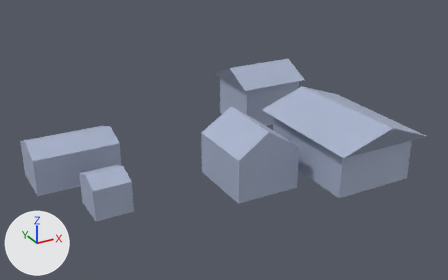
The glTF model rt/assets/models/village.glb: old version first, new version second.
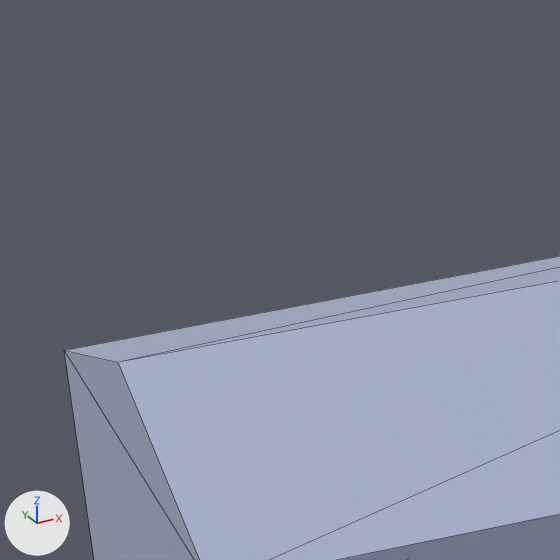
The first picture shows the older version from a 50 mm lens placed at (-53.9, -123.6, 60.1), pointed at (6.5, -13.7, 5.1). The close-ups show the older and then the newer version on the part from 3% to 14% of the width and 40% to 57% of the height of that picture. Only the edits that show in the close-ups are written down. Lighting does not change. The marker at lower left points along +X, +Y and +Z. The close-ups show mesh edges as thin lines. Where no turn or scale is listed for an object, it has been applied to the vertices.
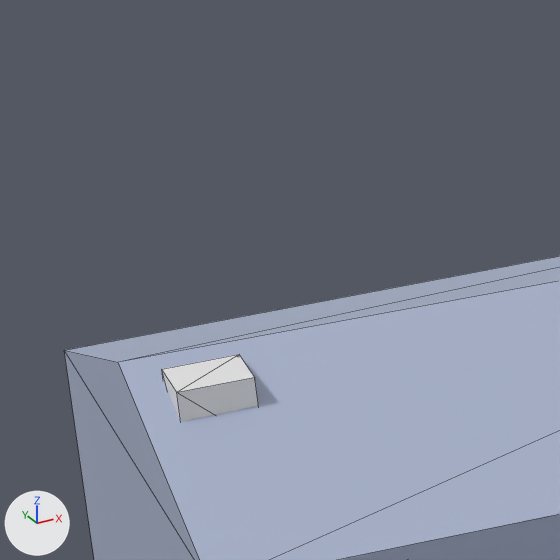
Changed parts and their boxes (x1, y1, x2, y2) in the close-ups (560 x 560 px):
'smoke_anchor.001', added
    after: (162, 354, 258, 422)

The change in detail:
Mesh me_cube_029 is new.
It is a box spanning x -0.668..0.668, y -0.563..0.563, z -0.641..0.641.
Object 'smoke_anchor.001' (ob_smoke_anchor_001) is new; it shows me_cube_029.
Its location is (-32.12, -2.54, 7.66).
